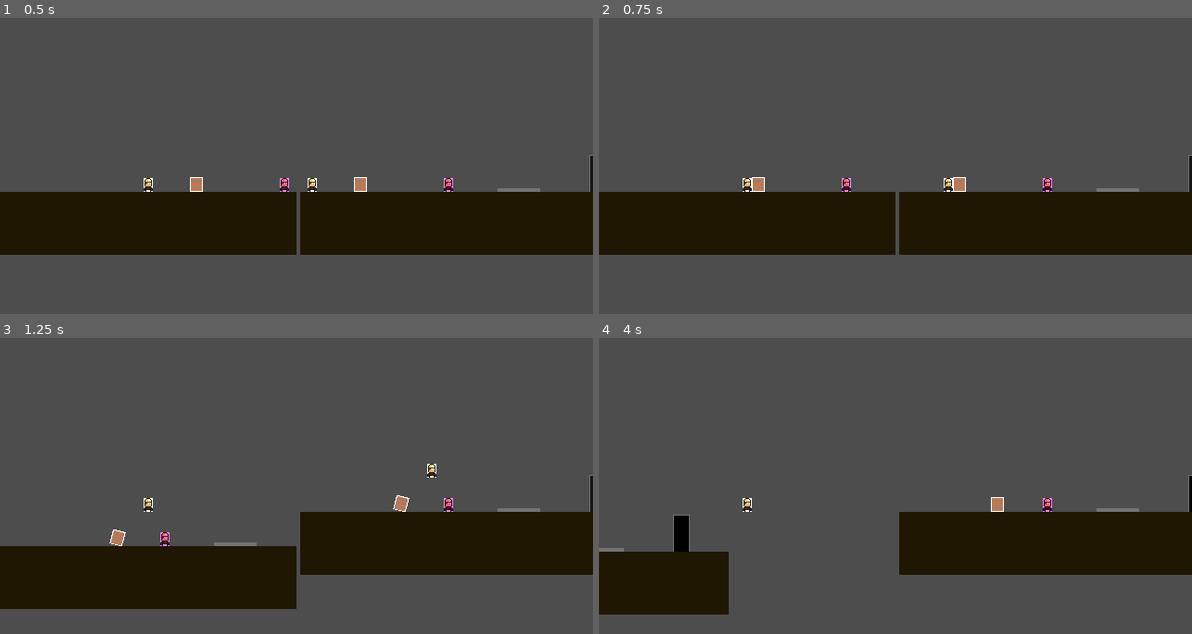
Above: before the commit, frames 1-4 (two rows, left to right).
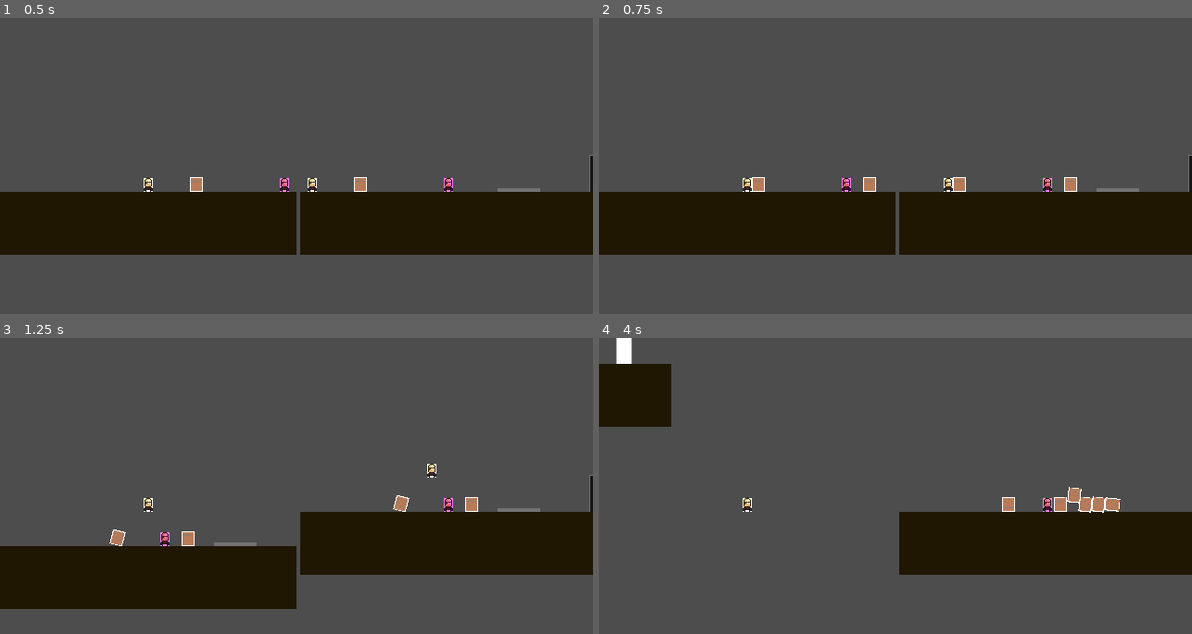
Above: after the commit, the same moments.

Repository: Darr3n2GG/Puzzle-Knights-2P-
Game: Godot game, scene res://Scenes/splitscreen.tscn
Two runs of this game, one before a commit and one after it. Both use one fixed random seed, a clock stepped at 60 frames per second and the inputs below.
Inputs:
- Up to frame 1 (0.5 s): no input
- Up to frame 2 (0.75 s): hold D (1Right) from 0.53 s (still down); tap Down (2Place) at 0.6 s
- Up to frame 3 (1.25 s): keep holding D (1Right); tap W (1Up) at 0.77 s
- Up to frame 4 (4 s): tap S (1Attack) at 1.35, 3.6 s; tap W (1Up) at 1.52, 3.02, 3.77 s; tap Down (2Place) at 1.55, 2.1, 2.85, 3.8 s; release D (1Right) at 2.03 s; hold A (1Left) 2.03-2.78 s; hold D (1Right) from 2.78 s (still down)

Frame 1 is identical in both runs. In frame 2, 0.2% of the frame differs, in the area x 44-81%, y 53-59%; in frame 3, 0.2%; in frame 4, 8.8%, in the area x 0-100%, y 0-94%.

Commit message:
added place block prototype
added place block for player as a prototype, places an independent block in front of player 2

Diff:
--- a/Characters/Players/Player.gd
+++ b/Characters/Players/Player.gd
@@ -2,8 +2,10 @@
 
 @onready var anim : Node = $Sprite2D
 
-var coyotetimer : float = 0
+var coyotetimer : float = 0.0
 var has_jumped : bool = false
+var placed_block : bool = false
+var direction : int = 1
 const maxcoyotetime : float = 0.2
 const speed : float = 200.0
 const jump_vel : float = -300.0
@@ -32,9 +34,11 @@
 
 	if Input.is_action_pressed(controls.right): #or Input.is_joy_button_pressed(controls.player_index,JOY_BUTTON_DPAD_RIGHT):
 		anim.flip_h = false
+		direction = 1
 		global_position.x += speed * delta
 	elif Input.is_action_pressed(controls.left): #or Input.is_joy_button_pressed(controls.player_index,JOY_BUTTON_DPAD_LEFT):
 		anim.flip_h = true
+		direction = -1
 		global_position.x -= speed * delta
 	else:
 		pass
@@ -72,9 +76,14 @@
 
 
 func _input(_event):
-	if Input.is_action_just_pressed("2Place"):
-		print("Wait, bro, we haven't add that.") #Place holder code for block placing function
-		pass
+	if controls.player_index == 1:
+		if Input.is_action_just_pressed("2Place"):# and not placed_block:
+			placed_block = true
+			var block = load("res://Creature/Dummy.tscn")
+			var block_instance = block.instantiate()
+			block_instance.set_name("block")
+			block_instance.global_position = Vector2(global_position.x + 25 * direction,global_position.y)
+			get_owner().add_child(block_instance)
 
 
 
--- a/Creature/Dummy.tscn
+++ b/Creature/Dummy.tscn
@@ -11,7 +11,7 @@
 
 [node name="Dummy" type="RigidBody2D"]
 collision_layer = 2
-collision_mask = 5
+collision_mask = 7
 max_contacts_reported = 3
 contact_monitor = true
 script = ExtResource("1_1ub1h")
